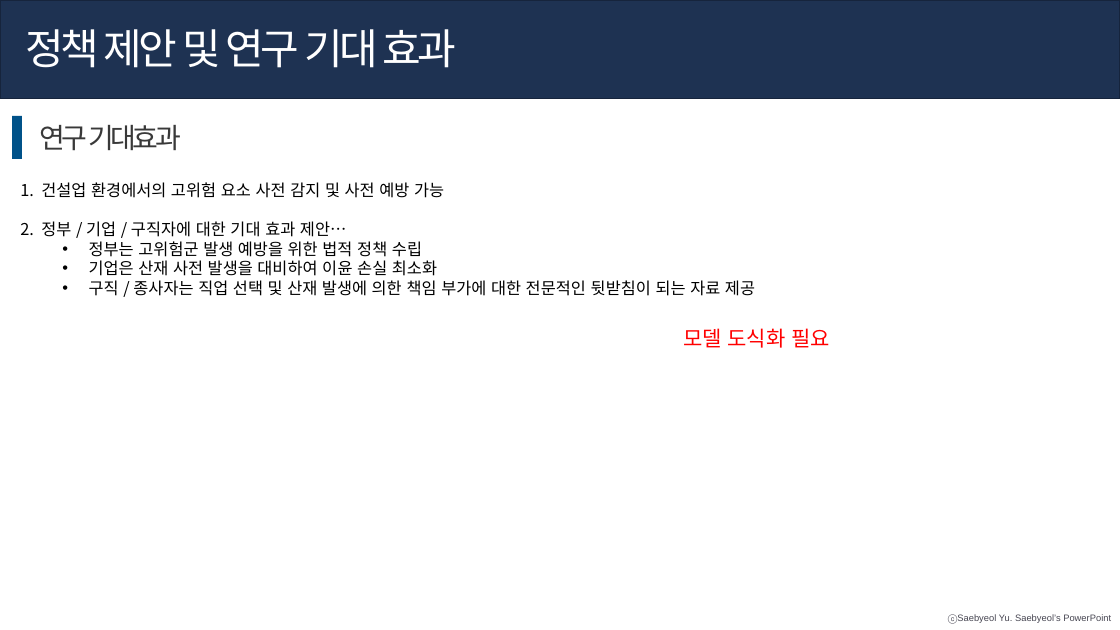
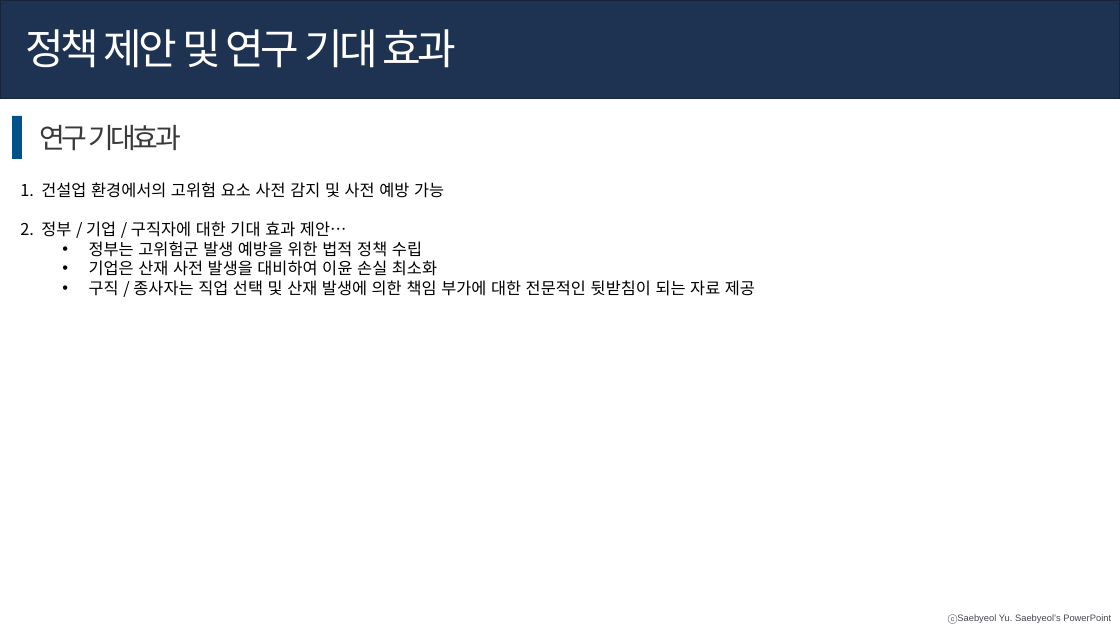
Before and after one commit to hyk2202/mega_final_project, a slide deck: slide 9 of PPT_이진규.pptx (slide 8 before the commit). Drawn at 1120x630 pixels with LibreOffice and Linux fonts; fonts in the diff are those of the drawing. Boxes give left, top, right and bottom in pixels: in the first picture for what was removed or moved away, otherwise in the second. Text is boxed around its words. In the diff, an @@ line names an element or a change of style, - is before the commit and + after.

```diff
--- a/PPT_이진규.pptx
+++ b/PPT_이진규.pptx
@@ text removed at [683,328,830,348] @@
-모델 도식화 필요
```
Also in this commit, not shown: 4 other slides changed, 1 slide added, 2 other files.
